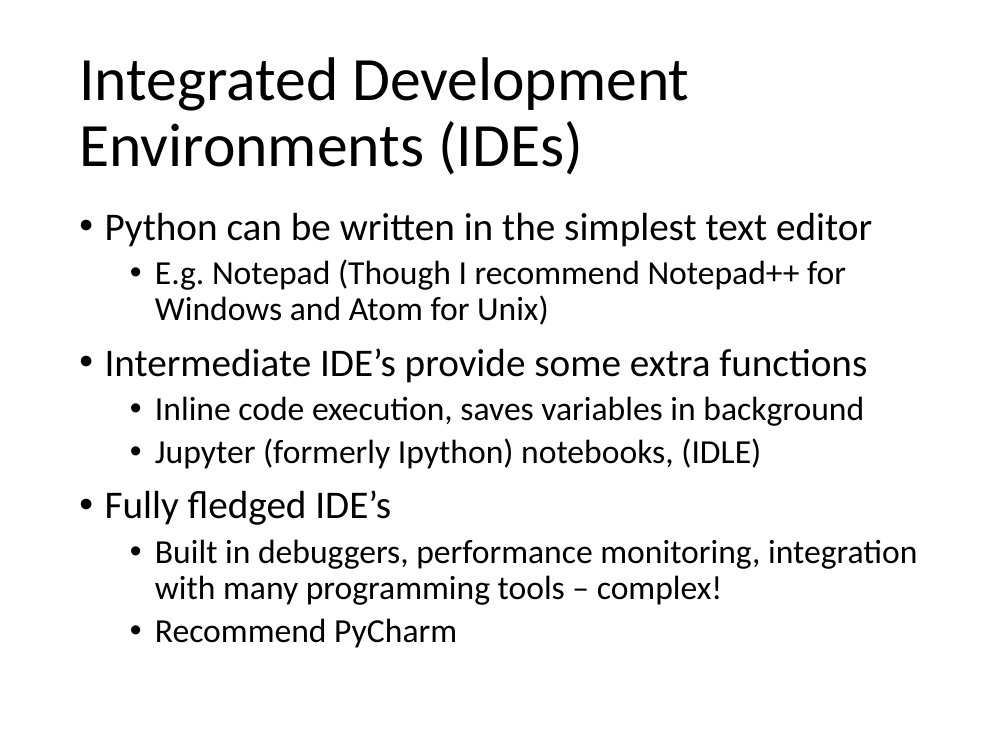
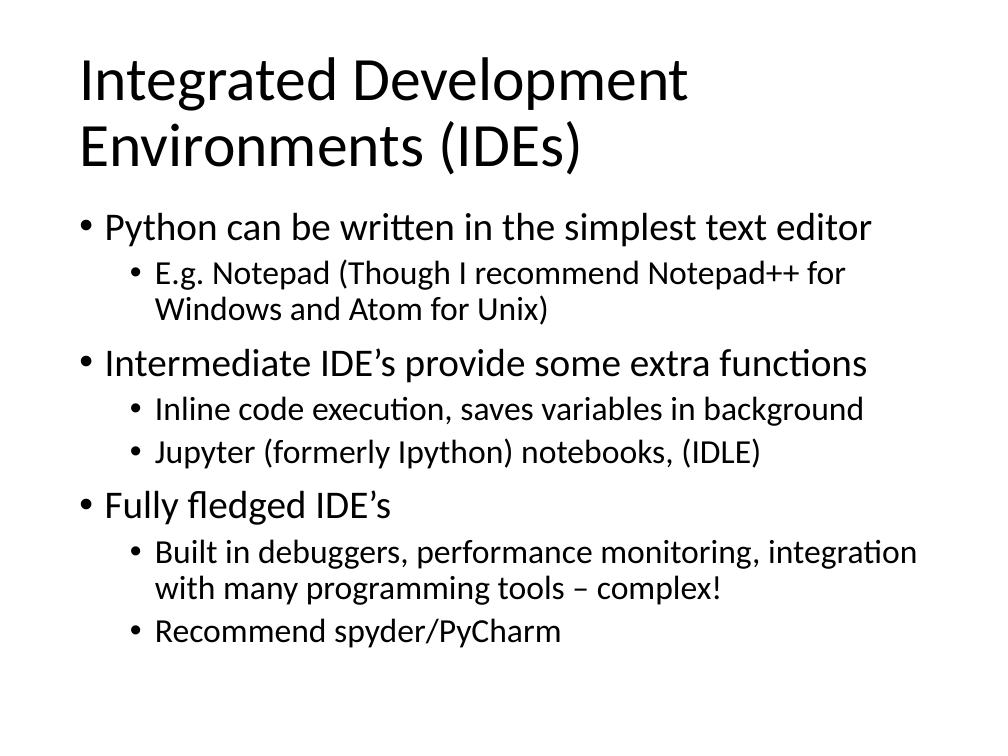
Before and after one commit to merrygoat/IntroToPython, a slide deck: slide 14 of Introduction to Python.pptx (slide 16 before the commit). Drawn at 1008x756 pixels with LibreOffice and Linux fonts; fonts in the diff are those of the drawing. Boxes give left, top, right and bottom in pixels: in the first picture for what was removed or moved away, otherwise in the second. Text is boxed around its words. In the diff, an @@ line names an element or a change of style, - is before the commit and + after.

```diff
--- a/Introduction to Python.pptx
+++ b/Introduction to Python.pptx
@@ text at bbox=[155, 618, 561, 648]: text changed @@
-  • Recommend PyCharm
+  • Recommend spyder/PyCharm
```
Also in this commit, not shown: 6 other slides changed, 3 slides removed, 4 other files.
